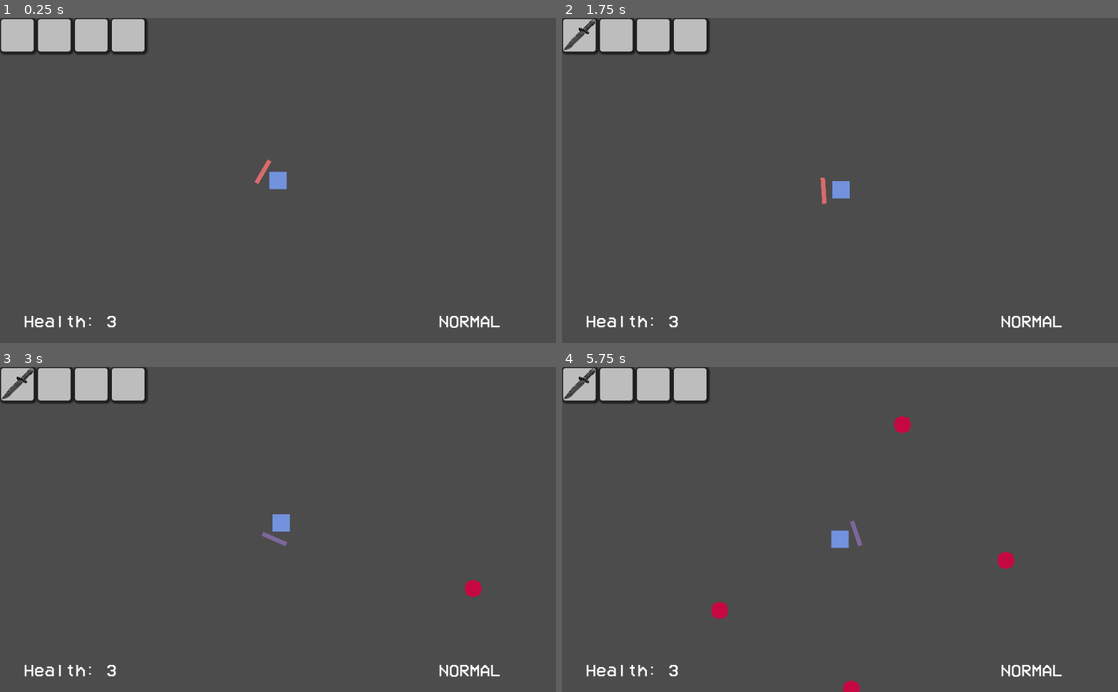
Above: before the commit, frames 1-4 (two rows, left to right).
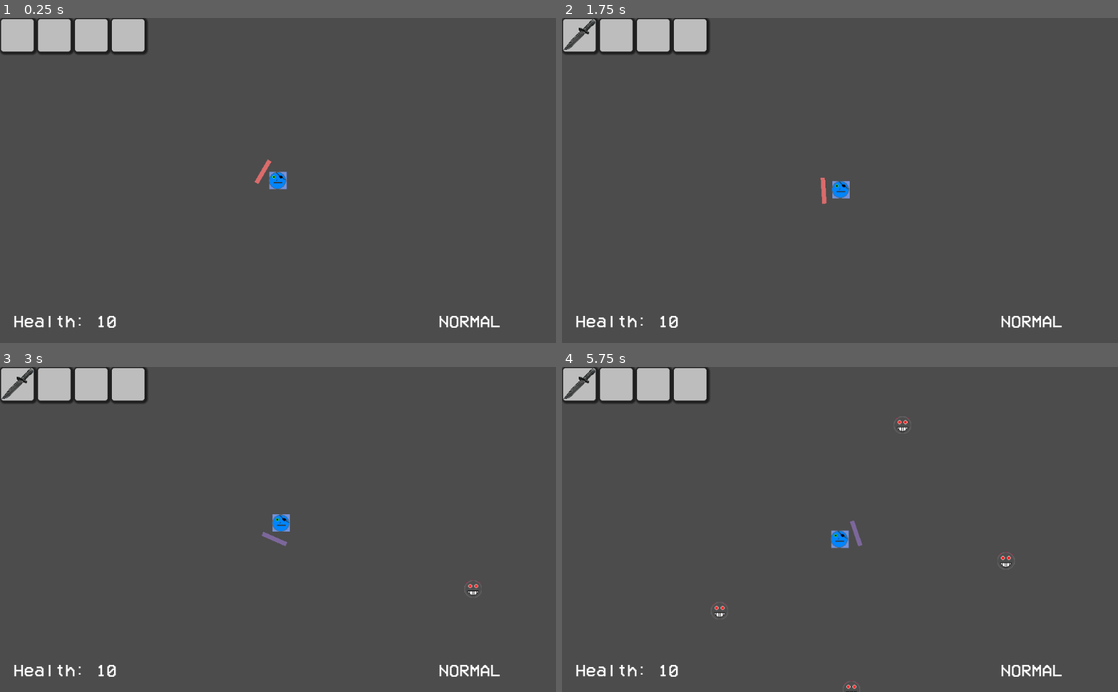
Above: after the commit, the same moments.

Repository: ESJ-Game-Dev-Club/waiver
Game: Godot game, scene res://main.tscn
Two runs of this game, one before a commit and one after it. Both use one fixed random seed, a clock stepped at 60 frames per second and the inputs below.
Inputs (mouse positions are in pixels of both pictures, inside the frame that each line leads up to):
- Up to frame 1 (0.25 s): no input
- Up to frame 2 (1.75 s): tap Enter (ui_accept) at 0.5, 0.77, 1.52 s; move the mouse to (962, 164) at 0.52 s; hold D (move_right) 0.53-1.28 s; click (962, 164) at 0.6 s; move the mouse to (728, 196) at 1.27 s; hold S (move_down) from 1.28 s (still down); click (728, 196) at 1.35 s
- Up to frame 3 (3 s): move the mouse to (333, 458) at 2.02 s; release S (move_down) at 2.03 s; hold D (move_right) 2.03-2.78 s; click (333, 458) at 2.1 s; move the mouse to (250, 594) at 2.77 s; hold W (move_up) from 2.78 s (still down); click (250, 594) at 2.85 s
- Up to frame 4 (5.75 s): tap Enter (ui_accept) at 3.02, 3.77, 4.52 s; move the mouse to (1006, 578) at 3.52 s; release W (move_up) at 3.53 s; hold A (move_left) 3.53-5.03 s; click (1006, 578) at 3.6 s; move the mouse to (673, 480) at 4.27 s; click (673, 480) at 4.35 s; move the mouse to (867, 529) at 5.02 s; hold S (move_down) from 5.03 s (still down); click (867, 529) at 5.1 s

The runs differ from the first frame. In frame 1, 0.4% of the frame differs, in the area x 2-52%, y 47-96%; in frame 2, 0.4%; in frame 3, 0.5%; in frame 4, 0.9%, in the area x 2-82%, y 15-100%.
Error after the commit: Parse Error: Indented block expected after declaration of "_process" function. (res://ui/hud.gd:5)

Commit message:
Basic Cosmetics for player and enemy

Diff:
--- a/enemy/enemy.tscn
+++ b/enemy/enemy.tscn
@@ -1,6 +1,7 @@
-[gd_scene load_steps=3 format=2]
+[gd_scene load_steps=4 format=2]
 
 [ext_resource path="res://enemy/enemy.gd" type="Script" id=1]
+[ext_resource path="res://enemy/enemy_base_texture.png" type="Texture" id=2]
 
 [sub_resource type="CircleShape2D" id=1]
 radius = 16.0
@@ -18,3 +19,7 @@
 
 [node name="CollisionShape2D" type="CollisionShape2D" parent="."]
 shape = SubResource( 1 )
+
+[node name="EnemyBaseTexture" type="Sprite" parent="."]
+position = Vector2( 0, 1 )
+texture = ExtResource( 2 )
--- a/player/player.tscn
+++ b/player/player.tscn
@@ -1,7 +1,8 @@
-[gd_scene load_steps=5 format=2]
+[gd_scene load_steps=6 format=2]
 
 [ext_resource path="res://player/player.gd" type="Script" id=1]
 [ext_resource path="res://player/weapons/sword/sword.tscn" type="PackedScene" id=2]
+[ext_resource path="res://player/player_base_textures.png" type="Texture" id=3]
 
 [sub_resource type="RectangleShape2D" id=1]
 extents = Vector2( 16, 16 )
@@ -49,6 +50,10 @@
 wait_time = 0.2
 one_shot = true
 
+[node name="PlayerBaseTextures" type="Sprite" parent="."]
+position = Vector2( -1, 0 )
+texture = ExtResource( 3 )
+
 [connection signal="timeout" from="StaggerTimer" to="." method="_on_StaggerTimer_timeout"]
 [connection signal="timeout" from="FlashTimer" to="." method="_on_FlashTimer_timeout"]
 [connection signal="timeout" from="AttackTimer" to="." method="_on_AttackTimer_timeout"]
--- a/ui/hud.gd
+++ b/ui/hud.gd
@@ -2,5 +2,5 @@
 
 
 func _process(delta):
-	$Control/Health.text = "Health: " + str(GlobalVars.player.health)
+a	$Control/Health.text = "Health: " + str(GlobalVars.player.health)
 	$Control/State.text = GlobalVars.player.States.keys()[GlobalVars.player.current_state]
Binary file added: enemy/enemy_base_texture.png
Not shown, added: enemy/enemy_base_texture.png.import
Binary file added: player/player_base_textures.png
Not shown, added: player/player_base_textures.png.import
